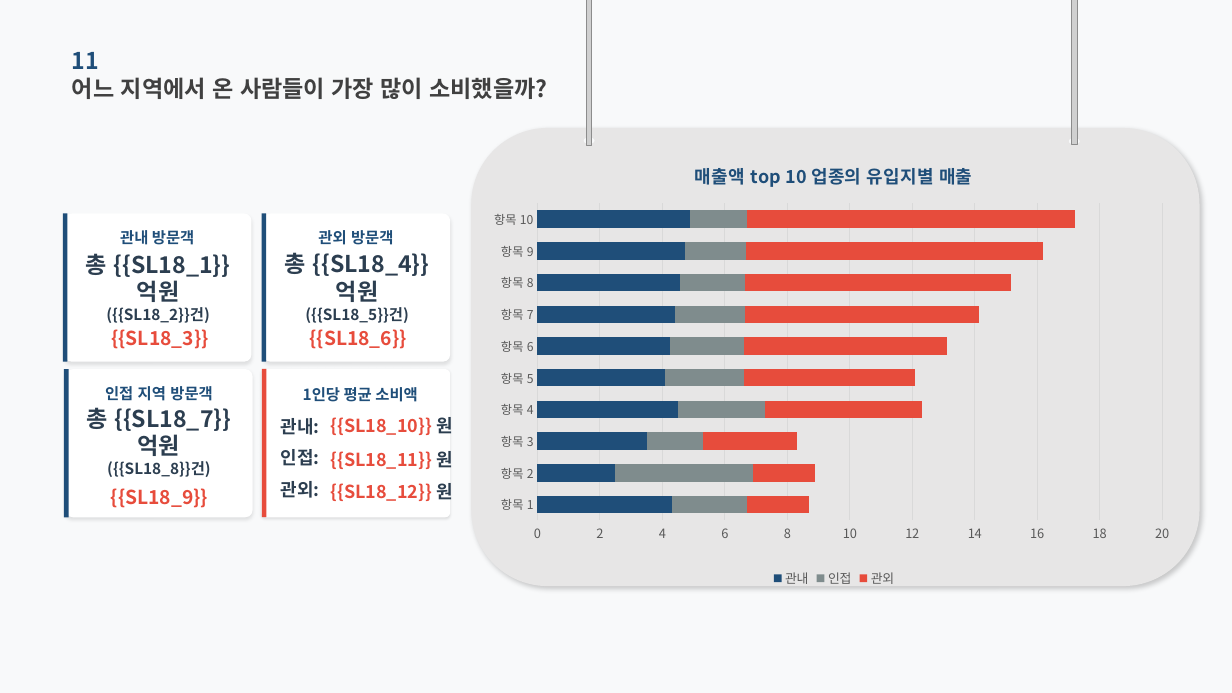
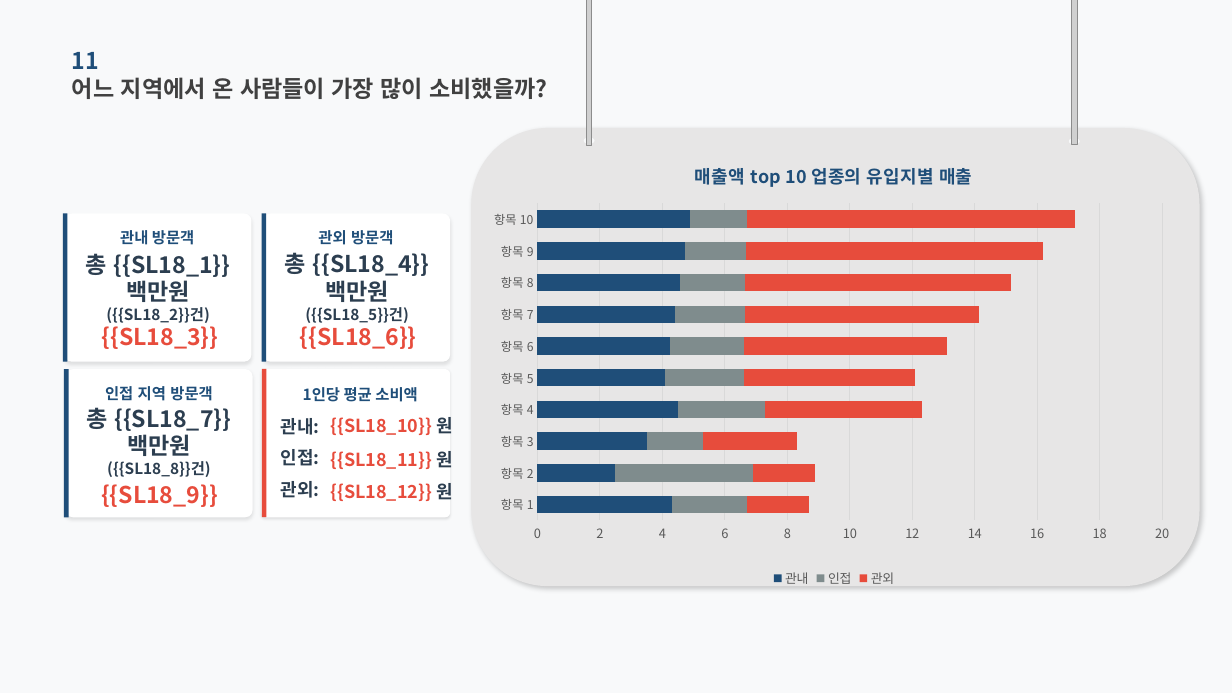
Before and after one commit to roddms/auto-report, a slide deck: slide 18 of template/master.pptx. Drawn at 1232x693 pixels with LibreOffice and Linux fonts; fonts in the diff are those of the drawing; grey boxes stand for pictures; background and template pictures are left out. Boxes give left, top, right and bottom in pixels: in the first picture for what was removed or moved away, otherwise in the second. Text is boxed around its words. In the diff, an @@ line names an element or a change of style, - is before the commit and + after.

```diff
--- a/template/master.pptx
+++ b/template/master.pptx
@@ text at bbox=[86, 253, 231, 323]: text changed @@
-총 {{SL18_1}}억원
-({{SL18_2}}건)
+총 {{SL18_1}}백만원
+({{SL18_2}}건)
@@ text at bbox=[285, 252, 430, 349]: text changed @@
-총 {{SL18_4}}억원
-({{SL18_5}}건)
+총 {{SL18_4}}백만원
+({{SL18_5}}건)
@@ text at bbox=[87, 407, 232, 477]: text changed @@
-총 {{SL18_7}}억원
-({{SL18_8}}건)
+총 {{SL18_7}}백만원
+({{SL18_8}}건)
@@ size 15 to 18 pt in 3 elements at bbox=[102, 321, 219, 349], bbox=[114, 254, 417, 349], bbox=[101, 484, 218, 507] @@
```
Also in this commit, not shown: 4 other slides changed, 23 other files.
